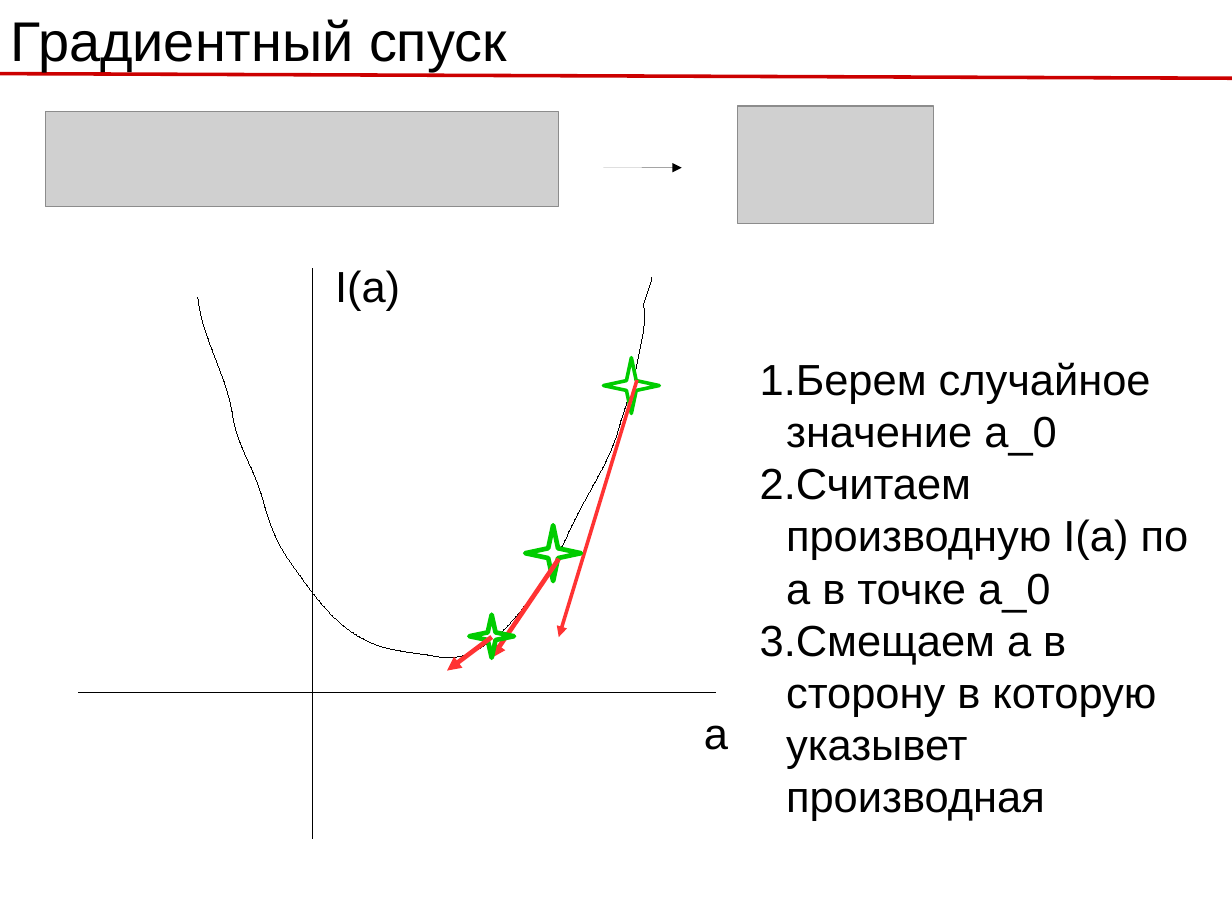
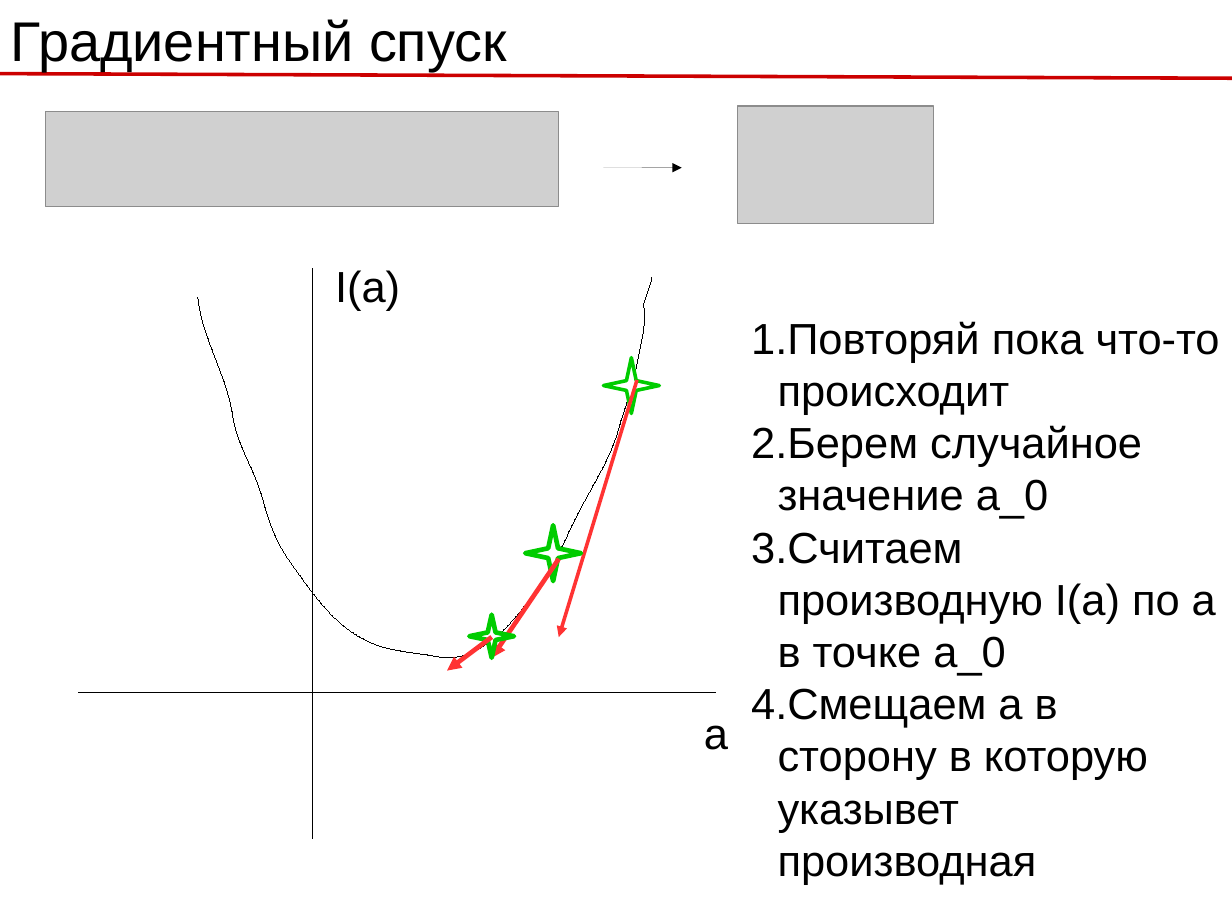
Before and after one commit to rykachevskiy/239, a slide deck: slide 10 of 1/1.1 Linear regression, SGD.odp. Drawn at 1232x924 pixels with LibreOffice and Linux fonts; fonts in the diff are those of the drawing; grey boxes stand for pictures. Boxes give left, top, right and bottom in pixels: in the first picture for what was removed or moved away, otherwise in the second. Text is boxed around its words. In the diff, an @@ line names an element or a change of style, - is before the commit and + after.

```diff
--- a/1/1.1 Linear regression, SGD.odp
+++ b/1/1.1 Linear regression, SGD.odp
@@ text "Повторяй пока что-то происходит": place and size @@
-text "Повторяй пока что-то происходит" at [760, 362, 1189, 821]
+text "Повторяй пока что-то происходит" at [751, 321, 1220, 833]
@@ text at [751, 321, 1220, 415]: paragraph added @@
+1. Повторяй пока что-то происходит
```
Also in this commit, not shown: 4 other slides changed, 6 slides added, 1 slide removed, 11 other files.
